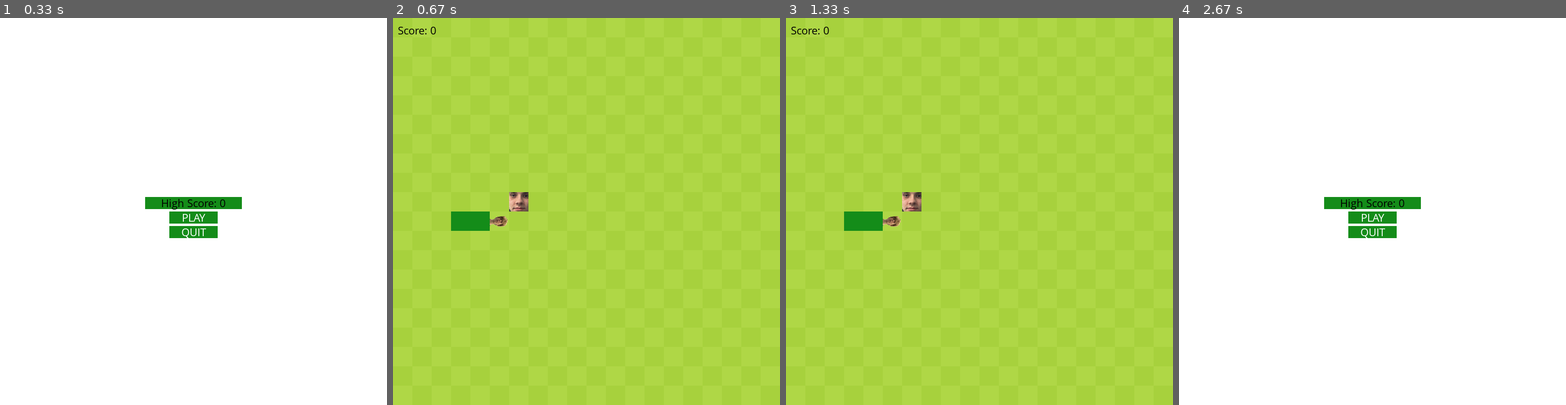
Above: before the commit, frames 1-4 (left to right).
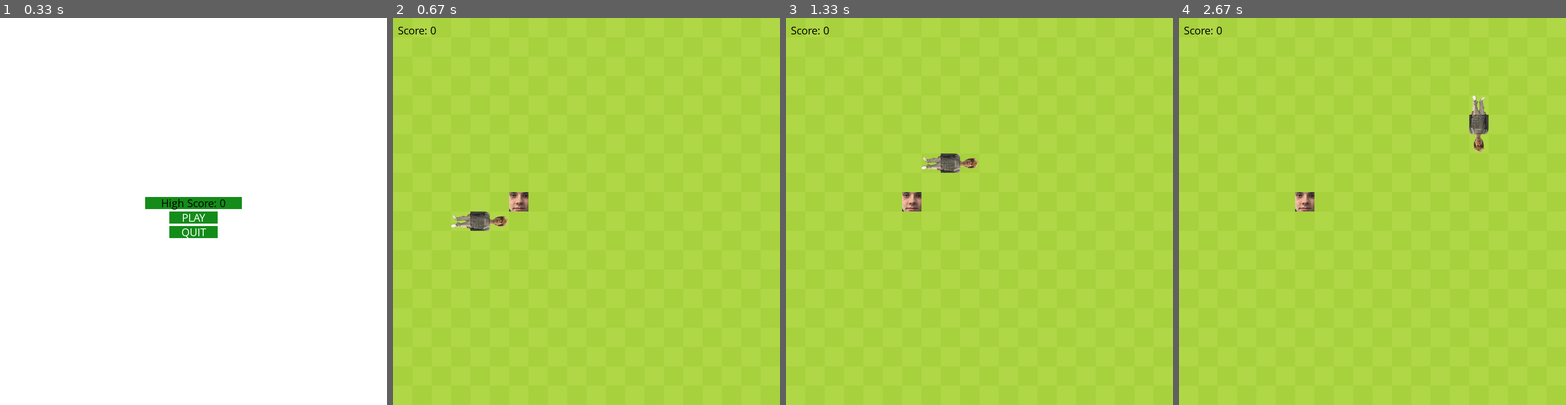
Above: after the commit, the same moments.

Repository: YangTh599/snake
Game: pygame game, started from main.py
Same seed, same stepped clock (60 frames per second), same inputs: the game is played once before the commit and once after it.
Inputs:
- Up to frame 1 (0.33 s): no input
- Up to frame 2 (0.67 s): click "PLAY" at 0.38 s
- Up to frame 3 (1.33 s): tap W at 0.67 s; hold D from 1 s (still down)
- Up to frame 4 (2.67 s): release D at 1.47 s; hold Up 1.5-1.8 s; hold D 1.83-2.3 s; hold Down from 2.33 s (still down)

Frame 1 is identical in both runs. In frame 2, 0.5% of the frame differs, in the area x 15-25%, y 50-55%; in frame 3, 1.1%; in frame 4, 100%, in the area x 0-100%, y 0-100%.

Commit message:
updaed snake graphics

Diff:
--- a/main.py
+++ b/main.py
@@ -153,16 +153,16 @@
                     if event.type == SCREEN_UPDATE:
                         main_game.update()
                     if event.type == pygame.KEYDOWN:
-                        if event.key == pygame.K_UP:
+                        if event.key == pygame.K_UP or event.key == pygame.K_w:
                             if main_game.snake.direction.y != 1:
                                 main_game.snake.direction = Vector2(0,-1)
-                        if event.key == pygame.K_RIGHT:
+                        if event.key == pygame.K_RIGHT or event.key == pygame.K_d:
                             if main_game.snake.direction.x != -1:
                                 main_game.snake.direction = Vector2(1,0)
-                        if event.key == pygame.K_DOWN:
+                        if event.key == pygame.K_DOWN or event.key == pygame.K_s:
                             if main_game.snake.direction.y != -1:
                                 main_game.snake.direction = Vector2(0,1)
-                        if event.key == pygame.K_LEFT:
+                        if event.key == pygame.K_LEFT or event.key == pygame.K_a:
                             if main_game.snake.direction.x != 1:
                                 main_game.snake.direction = Vector2(-1,0)
 
--- a/snake.py
+++ b/snake.py
@@ -16,10 +16,20 @@
         self.head_up = pygame.image.load("snake_assets/snake_img/head_up.png").convert_alpha()
         self.head_up = pygame.transform.scale(self.head_up, (cfig.CELL_SIZE, cfig.CELL_SIZE))
 
+        self.tail_up = pygame.image.load("snake_assets/snake_img/tail_up.png").convert_alpha()
+        self.tail_up = pygame.transform.scale(self.tail_up, (cfig.CELL_SIZE, cfig.CELL_SIZE))
+
+        self.body_img = pygame.image.load("snake_assets/snake_img/body.png").convert_alpha()
+        self.body_down = pygame.transform.scale(self.body_img, (cfig.CELL_SIZE, cfig.CELL_SIZE))
+        self.body_right = pygame.transform.rotate(self.body_down, 90)
+        self.body_up = pygame.transform.rotate(self.body_down, 180)
+        self.body_left = pygame.transform.rotate(self.body_down, 270)
+
         self.crunch = pygame.mixer.Sound("snake_assets/crunch/crunch1.mp3")
 
     def draw_snake(self):
         self.update_head_graphics()
+        self.update_tail_graphics()
 
         for index, block, in enumerate(self.body):
             x_pos = int(block.x * cfig.CELL_SIZE)
@@ -28,8 +38,24 @@
 
             if index == 0:
                 self.window.blit(self.head,block_rect)
+            elif index == len(self.body) - 1:
+                self.window.blit(self.tail,block_rect)
             else:
-                pygame.draw.rect(self.window, THAYER_GREEN, block_rect)
+                previous_block = self.body[index + 1] - block
+                next_block = self.body[index - 1] - block
+                if previous_block.x == next_block.x:
+                    if previous_block.y > next_block.y:
+                        self.window.blit(self.body_down,block_rect)
+                    else:
+                        self.window.blit(self.body_up,block_rect)
+                elif previous_block.y == next_block.y:
+                    if previous_block.x > next_block.x:
+                        self.window.blit(self.body_right,block_rect)
+                    else:
+                        self.window.blit(self.body_left,block_rect)
+
+
+                # pygame.draw.rect(self.window, THAYER_GREEN, block_rect)
 
     def move_snake(self):
         if self.new_block == True:
@@ -59,6 +85,13 @@
             elif head_relation == Vector2(0,1): self.head = self.head_up
             elif head_relation == Vector2(0,-1): self.head = pygame.transform.rotate(self.head_up,180)
 
+    def update_tail_graphics(self):
+            tail_relation = self.body[-2] - self.body[-1]
+            if tail_relation == Vector2(1,0): self.tail = pygame.transform.rotate(self.tail_up,270)
+            elif tail_relation == Vector2(-1,0): self.tail = pygame.transform.rotate(self.tail_up,90)
+            elif tail_relation == Vector2(0,1): self.tail = pygame.transform.rotate(self.tail_up,180)
+            elif tail_relation == Vector2(0,-1): self.tail = self.tail_up
+
 
 class Apple:
 
Renamed: snake_assets/snake_img/2.png -> snake_assets/snake_img/body.png
Renamed: snake_assets/snake_img/IMG_8321__2_-removebg-preview(2).png -> snake_assets/snake_img/tail_up.png
